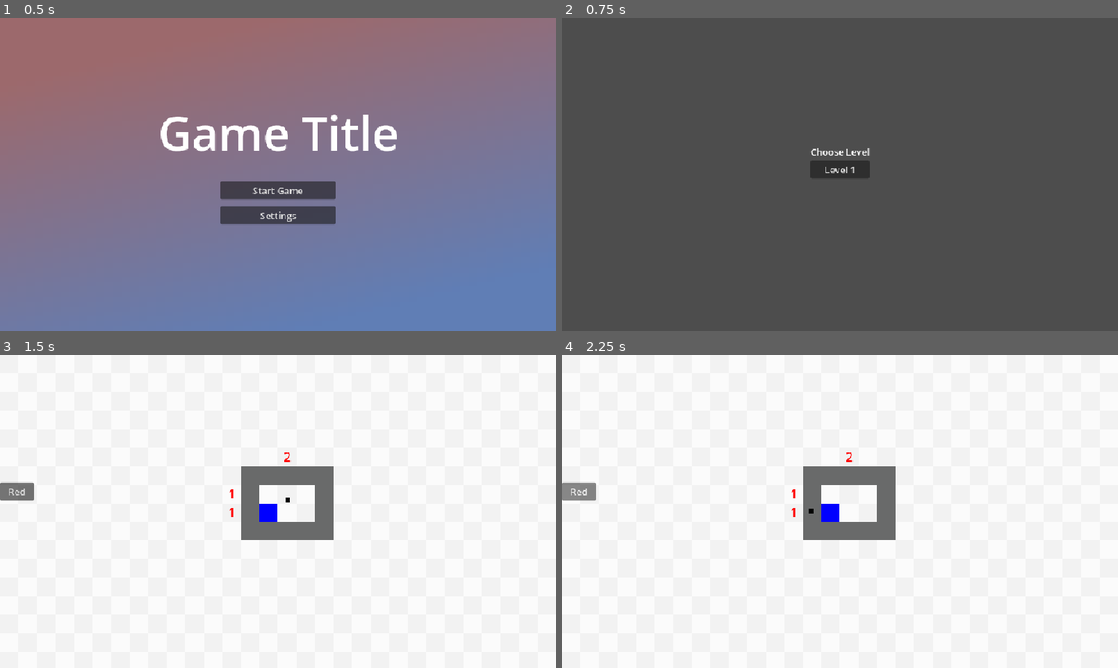
Above: before the commit, frames 1-4 (two rows, left to right).
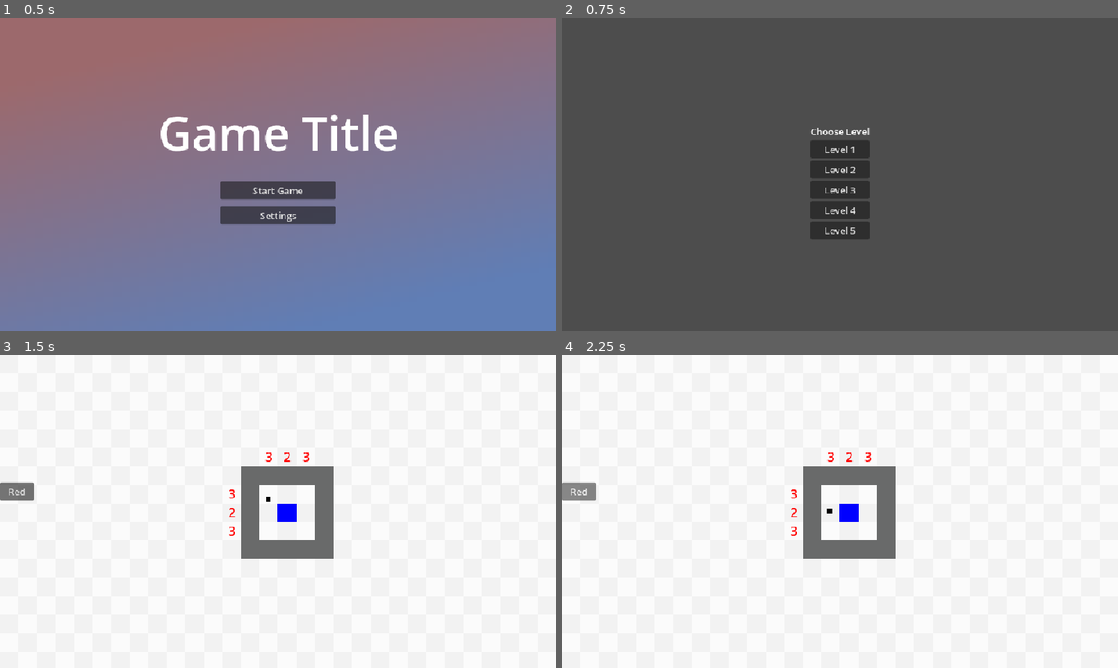
Above: after the commit, the same moments.

Repository: btoosey/Godot-Wild-Jam-99
Game: Godot game, scene res://scenes/main/main.tscn
Two runs of this game, one before a commit and one after it. Both use one fixed random seed, a clock stepped at 60 frames per second and the inputs below.
Inputs:
- Up to frame 1 (0.5 s): no input
- Up to frame 2 (0.75 s): click "Start Game" at 0.5 s
- Up to frame 3 (1.5 s): click "Level 1" (after the commit: "Level 2") at 1.25 s
- Up to frame 4 (2.25 s): click "Red" at 2 s

Frame 1 is identical in both runs. In frame 2, 2.4% of the frame differs, in the area x 44-56%, y 35-71%; in frame 3, 2.1%; in frame 4, 2.1%.

Commit message:
ADD: all levels to level select menu

Diff:
--- a/scenes/main/main.tscn
+++ b/scenes/main/main.tscn
@@ -11,6 +11,10 @@
 [ext_resource type="Script" uid="uid://d01ipy7dw2w4i" path="res://scripts/ui/level_select_menu/level_select_buttons/level_select_button.gd" id="7_b1x3f"]
 [ext_resource type="Script" uid="uid://b07jkr7vpvqsk" path="res://scripts/ui/level_select_menu/level_select.gd" id="7_ouso4"]
 [ext_resource type="Script" uid="uid://dhlt88aijwr56" path="res://scripts/custom_nodes/level_loader_reloader.gd" id="8_yyfjg"]
+[ext_resource type="PackedScene" uid="uid://dehdegn4yyg7m" path="res://scenes/levels/level002.tscn" id="10_raeie"]
+[ext_resource type="PackedScene" uid="uid://blrawsxerjcv3" path="res://scenes/levels/level003.tscn" id="11_hxu8e"]
+[ext_resource type="PackedScene" uid="uid://cvrway2afc1j8" path="res://scenes/levels/level004.tscn" id="12_nvumn"]
+[ext_resource type="PackedScene" uid="uid://vypiw86i08fi" path="res://scenes/levels/level005.tscn" id="13_ou6is"]
 
 [sub_resource type="Gradient" id="Gradient_ecg72"]
 colors = PackedColorArray(0.6127906, 0.4126015, 0.42459592, 1, 0.3760335, 0.4925661, 0.7094867, 1)
@@ -121,6 +125,30 @@
 text = "Level 1"
 script = ExtResource("7_b1x3f")
 level_scene = ExtResource("2_hujxm")
+
+[node name="Level 2" type="Button" parent="LevelSelect/VBoxContainer/Levels" unique_id=341662506]
+layout_mode = 2
+text = "Level 2"
+script = ExtResource("7_b1x3f")
+level_scene = ExtResource("10_raeie")
+
+[node name="Level 3" type="Button" parent="LevelSelect/VBoxContainer/Levels" unique_id=1515643934]
+layout_mode = 2
+text = "Level 3"
+script = ExtResource("7_b1x3f")
+level_scene = ExtResource("11_hxu8e")
+
+[node name="Level 4" type="Button" parent="LevelSelect/VBoxContainer/Levels" unique_id=1539580581]
+layout_mode = 2
+text = "Level 4"
+script = ExtResource("7_b1x3f")
+level_scene = ExtResource("12_nvumn")
+
+[node name="Level 5" type="Button" parent="LevelSelect/VBoxContainer/Levels" unique_id=881757263]
+layout_mode = 2
+text = "Level 5"
+script = ExtResource("7_b1x3f")
+level_scene = ExtResource("13_ou6is")
 
 [node name="PauseMenu" type="CanvasLayer" parent="." unique_id=1506977136]
 unique_name_in_owner = true
@@ -222,6 +250,10 @@
 
 [connection signal="pressed" from="MainMenu/MainMenuButtons/StartGame" to="MainMenu" method="_on_start_game_pressed"]
 [connection signal="pressed" from="LevelSelect/VBoxContainer/Levels/Level 1" to="LevelSelect/VBoxContainer/Levels/Level 1" method="_on_pressed"]
+[connection signal="pressed" from="LevelSelect/VBoxContainer/Levels/Level 2" to="LevelSelect/VBoxContainer/Levels/Level 2" method="_on_pressed"]
+[connection signal="pressed" from="LevelSelect/VBoxContainer/Levels/Level 3" to="LevelSelect/VBoxContainer/Levels/Level 3" method="_on_pressed"]
+[connection signal="pressed" from="LevelSelect/VBoxContainer/Levels/Level 4" to="LevelSelect/VBoxContainer/Levels/Level 4" method="_on_pressed"]
+[connection signal="pressed" from="LevelSelect/VBoxContainer/Levels/Level 5" to="LevelSelect/VBoxContainer/Levels/Level 5" method="_on_pressed"]
 [connection signal="pressed" from="PauseMenu/VBoxContainer/ResumeButton" to="PauseMenu" method="_on_resume_button_pressed"]
 [connection signal="pressed" from="PauseMenu/VBoxContainer/RestartLevelButton" to="PauseMenu" method="_on_restart_level_button_pressed"]
 [connection signal="pressed" from="PauseMenu/VBoxContainer/LevelSelectButton" to="PauseMenu" method="_on_level_select_button_pressed"]
